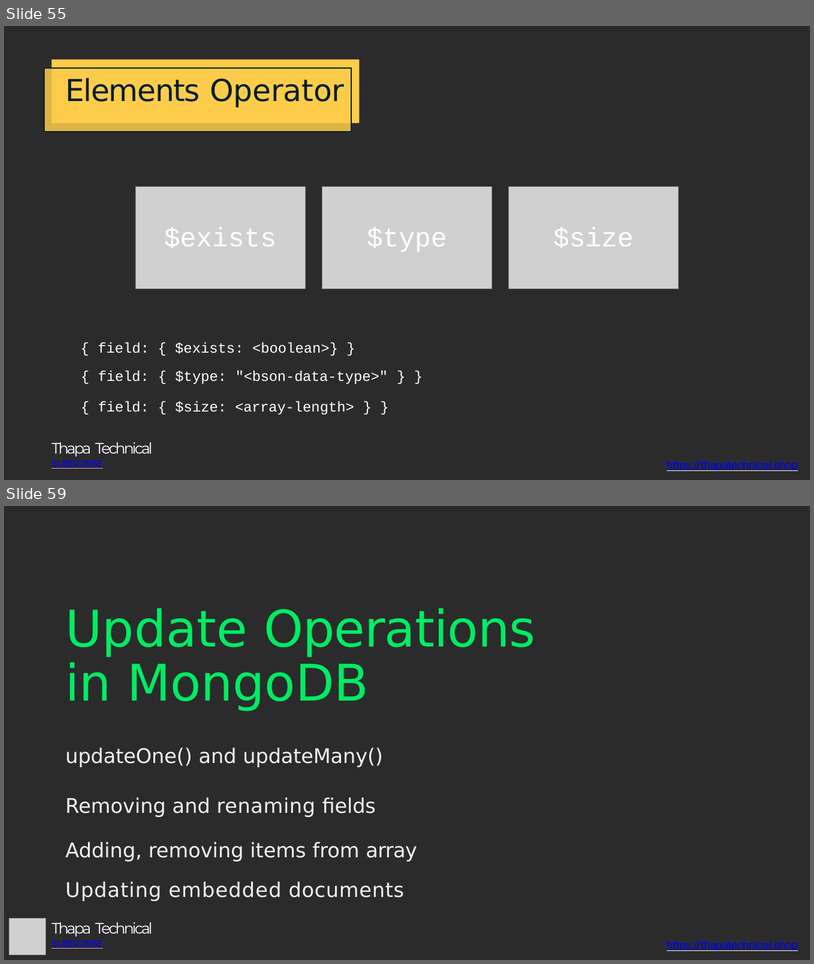
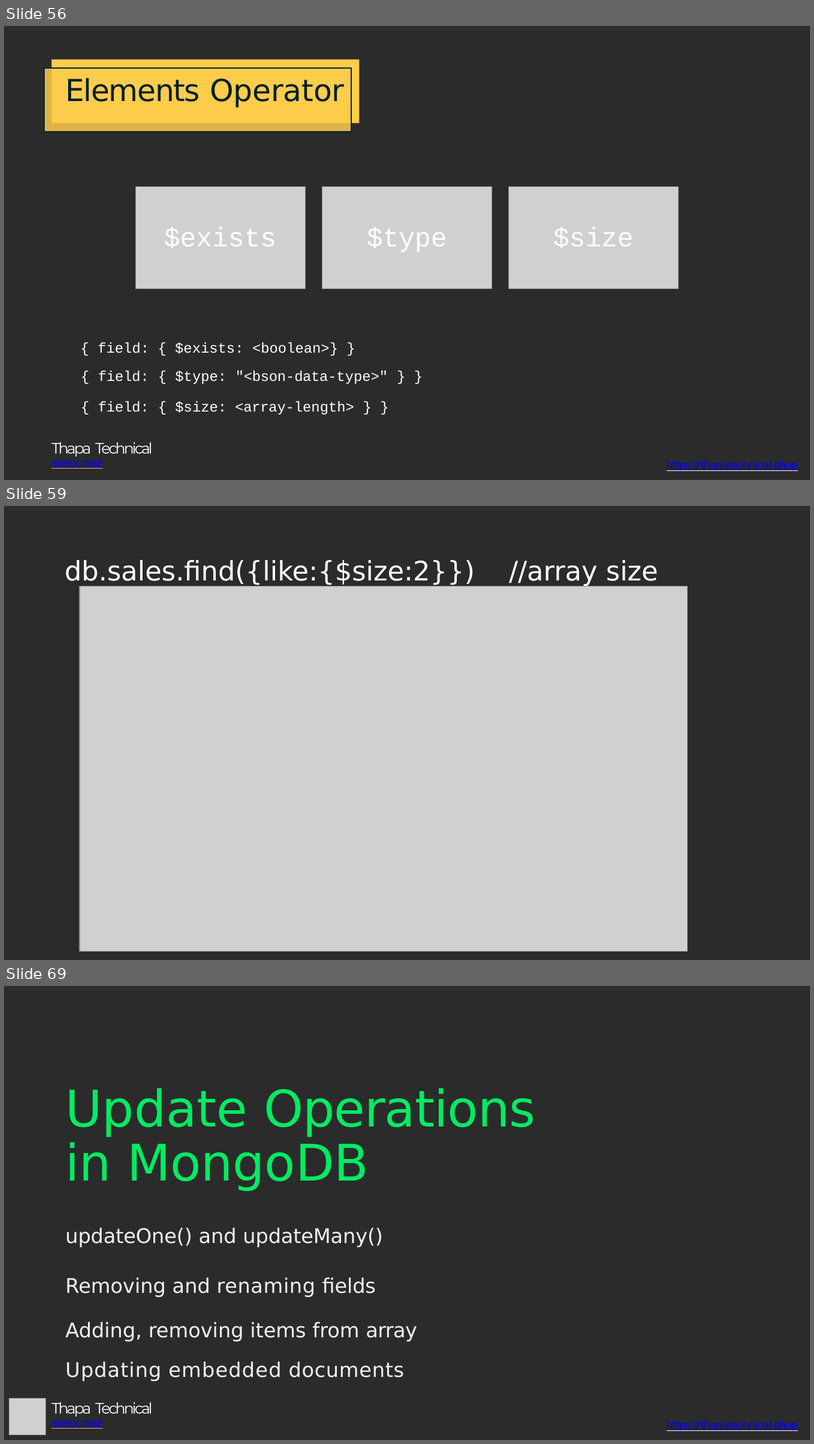
Before and after one commit to NehaTiwari2000/DBMS, a slide deck: MongoDB Commnads/MongoDB Course Neha.pptx. Shown one above the other, each under a label of ours: slides 55 and 59 before the commit, slides 56, 59 and 69 after it; the slides between them are not shown. The pictures are 814x964 and 814x1444 pixels, drawn with LibreOffice and Linux fonts; fonts in the diff are those of the drawing; grey boxes stand for pictures; background and template pictures are left out; a plain dark background stands for a picture behind light text. Boxes give left, top, right and bottom in pixels: in the first picture for what was removed or moved away, otherwise in the second. Text is boxed around its words. In the diff, an @@ line names an element or a change of style, - is before the commit and + after.

```diff
--- a/MongoDB Commnads/MongoDB Course Neha.pptx
+++ b/MongoDB Commnads/MongoDB Course Neha.pptx
@@ slide 59 added at <box>4,506,810,960</box>, background picture (left out) @@
@@ title added at <box>65,560,659,586</box>, 32 pt, text #FFFFFF @@
+db.sales.find({like:{$size:2}}) //array size
@@ picture added at <box>80,586,688,951</box> @@
@@ what was slide 55 is now slide 56 @@
@@ what was slide 59 is now slide 69 @@
```
Also in this commit, not shown: 13 slides changed, 18 other slides added, 2 other files.
